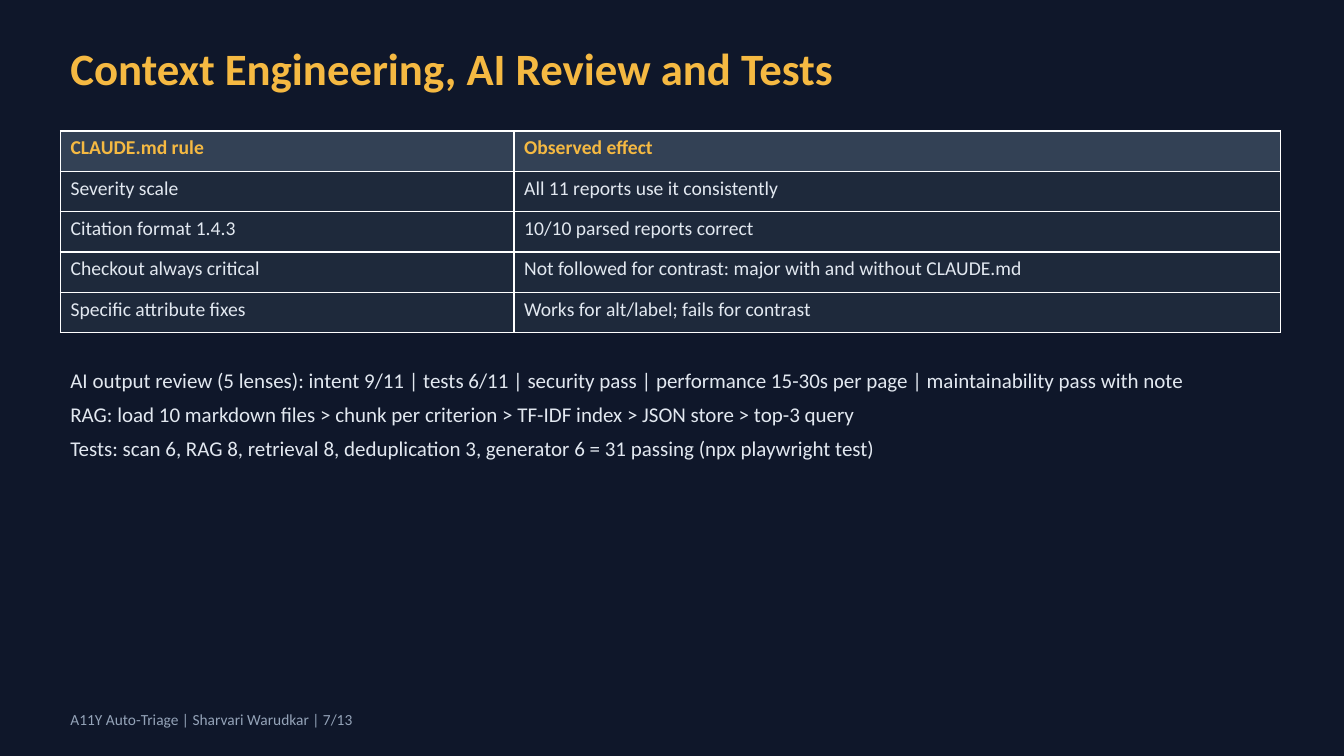
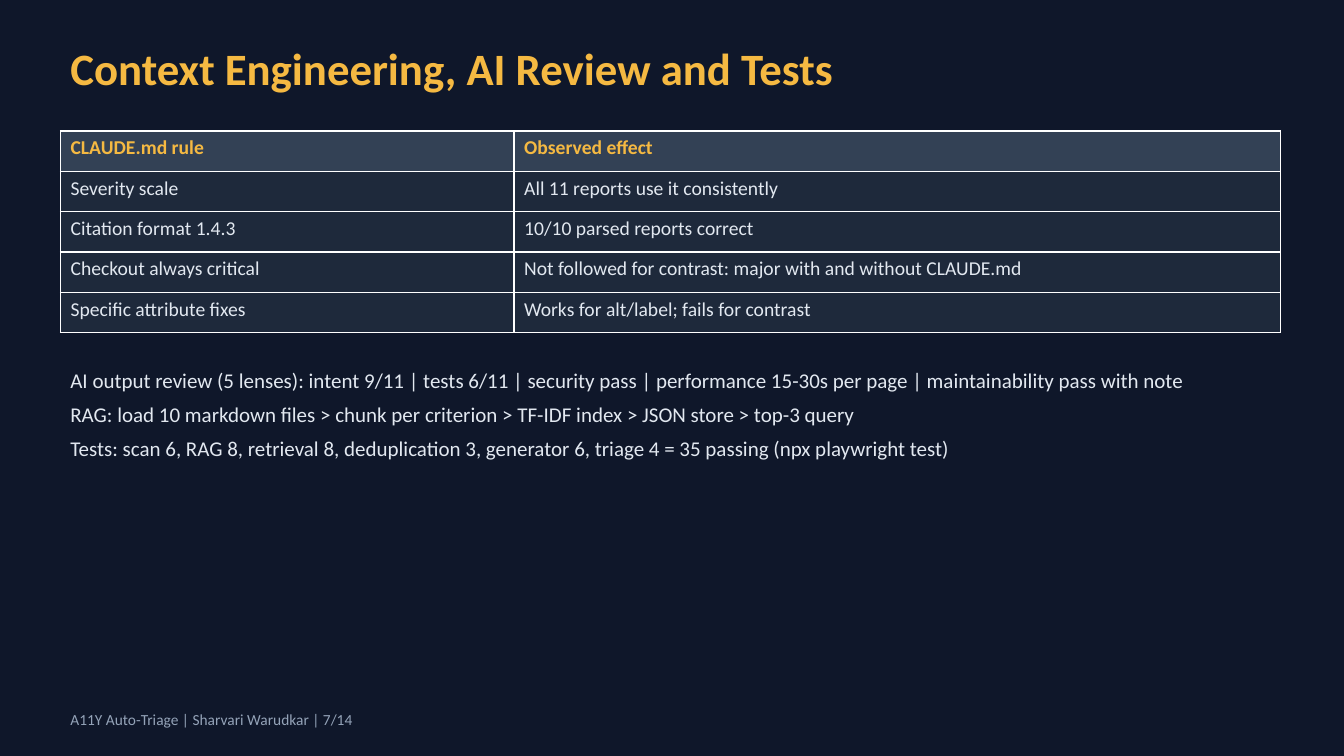
Before and after one commit to Sharvari-Warudkar/a11y-auto-triage, a slide deck: slide 7 of evidence/L1-a11y-auto-traige-presentation.pptx. Drawn at 1344x756 pixels with LibreOffice and Linux fonts; fonts in the diff are those of the drawing. Boxes give left, top, right and bottom in pixels: in the first picture for what was removed or moved away, otherwise in the second. Text is boxed around its words. In the diff, an @@ line names an element or a change of style, - is before the commit and + after.

```diff
--- a/evidence/L1-a11y-auto-traige-presentation.pptx
+++ b/evidence/L1-a11y-auto-traige-presentation.pptx
@@ text at [70,441,949,460]: text changed @@
-Tests: scan 6, RAG 8, retrieval 8, deduplication 3, generator 6 = 31 passing (npx playwright test)
+Tests: scan 6, RAG 8, retrieval 8, deduplication 3, generator 6, triage 4 = 35 passing (npx playwright test)
@@ text at [70,714,352,728]: text changed @@
-A11Y Auto-Triage | Sharvari Warudkar | 7/13
+A11Y Auto-Triage | Sharvari Warudkar | 7/14
```
Also in this commit, not shown: 11 other slides changed, 1 slide added, 22 other files.
